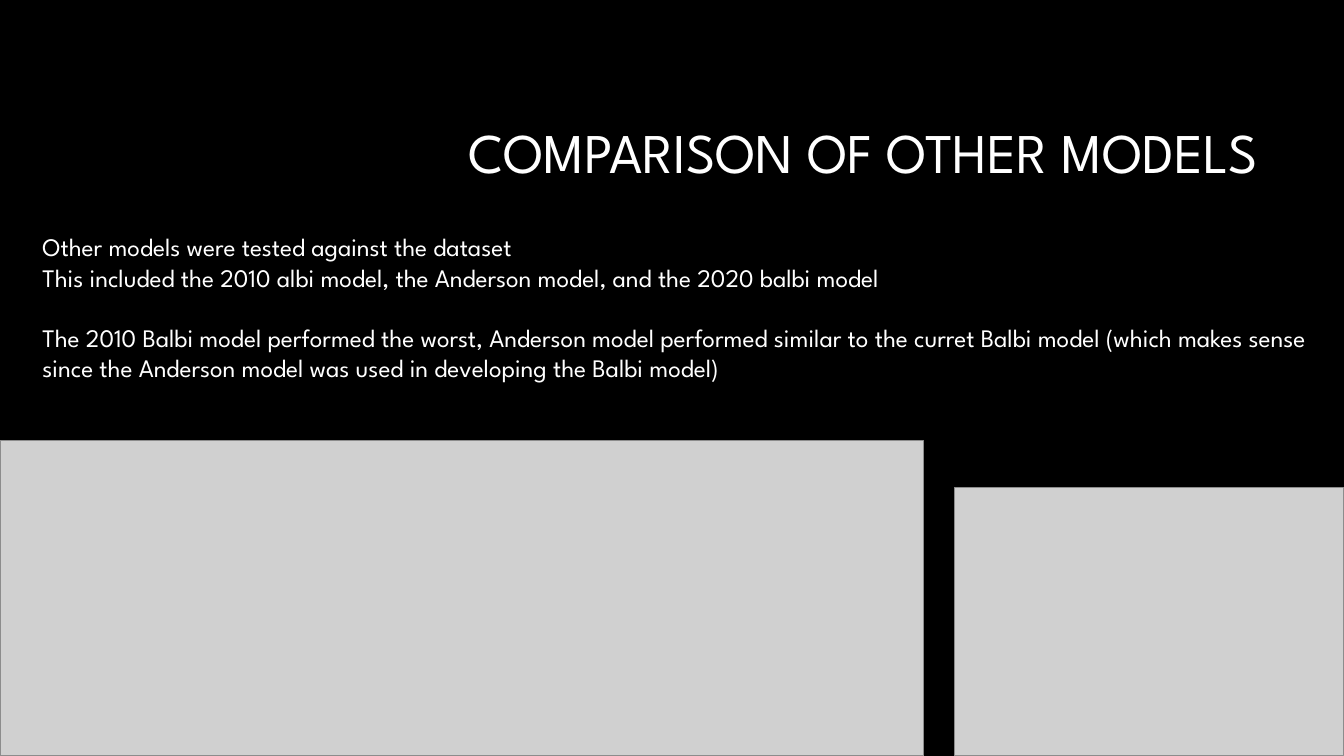
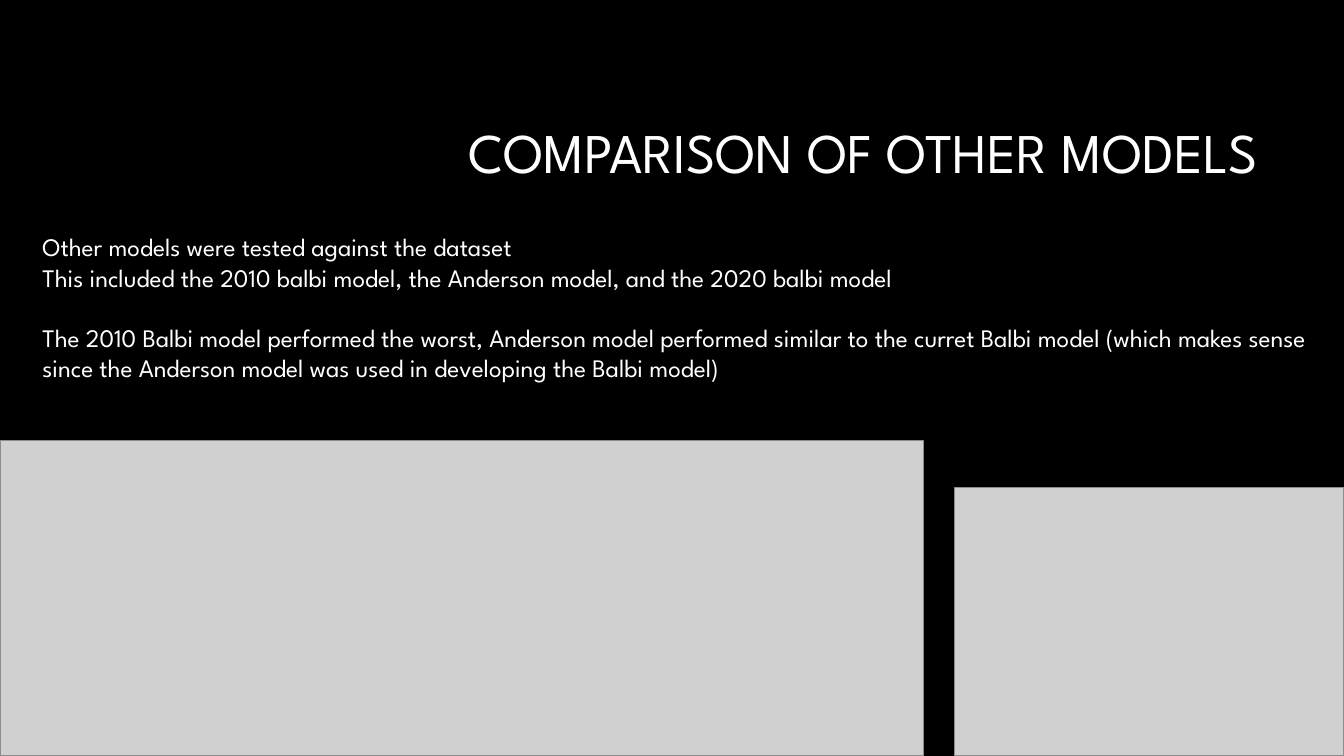
Before and after one commit to Jeremy-Benik/Meeting_Notes, a slide deck: slide 16 of Presentations/Balbi_2022_presentation.pptx (slide 17 before the commit). Drawn at 1344x756 pixels with LibreOffice and Linux fonts; fonts in the diff are those of the drawing; grey boxes stand for pictures; background and template pictures are left out. Boxes give left, top, right and bottom in pixels: in the first picture for what was removed or moved away, otherwise in the second. Text is boxed around its words. In the diff, an @@ line names an element or a change of style, - is before the commit and + after.

```diff
--- a/Presentations/Balbi_2022_presentation.pptx
+++ b/Presentations/Balbi_2022_presentation.pptx
@@ text at bbox=[42, 269, 892, 290]: text changed @@
-This included the 2010 albi model, the Anderson model, and the 2020 balbi model
+This included the 2010 balbi model, the Anderson model, and the 2020 balbi model
```
Also in this commit, not shown: 5 other slides changed, 1 slide added, 2 slides removed, 1 other file.
